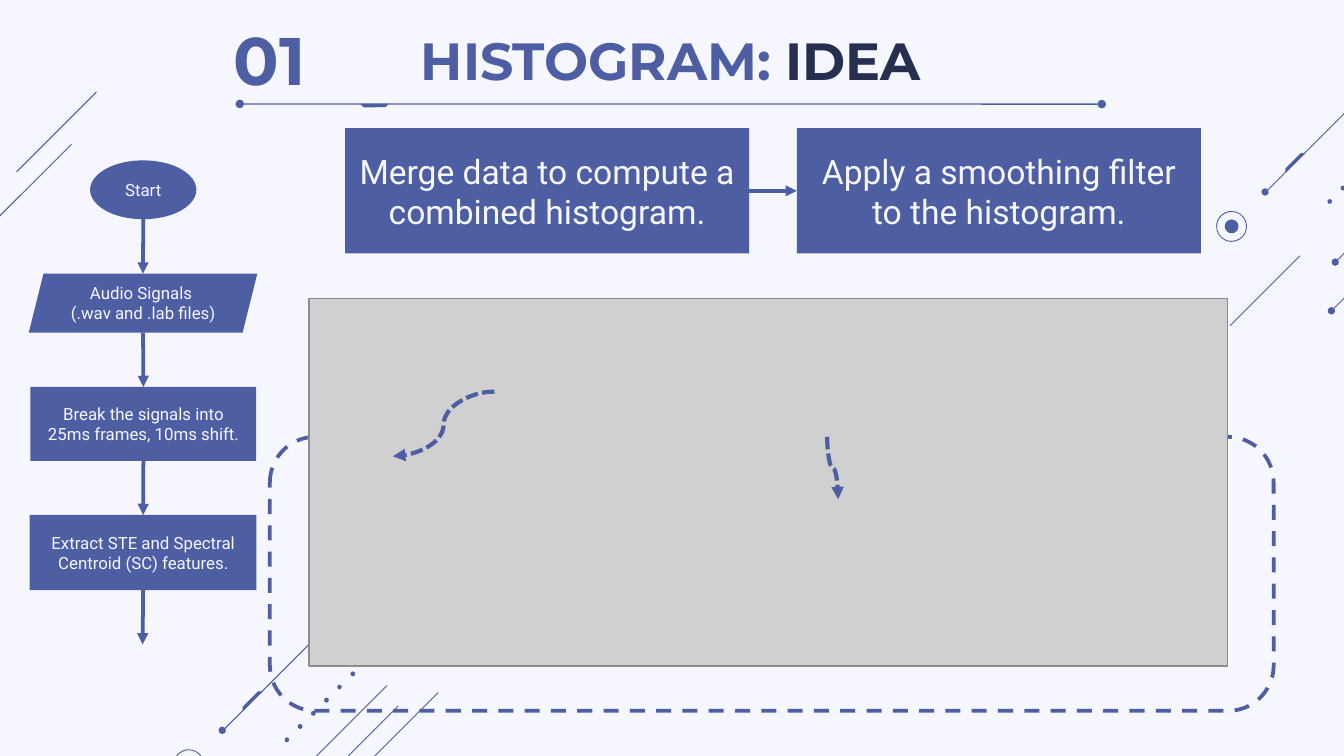
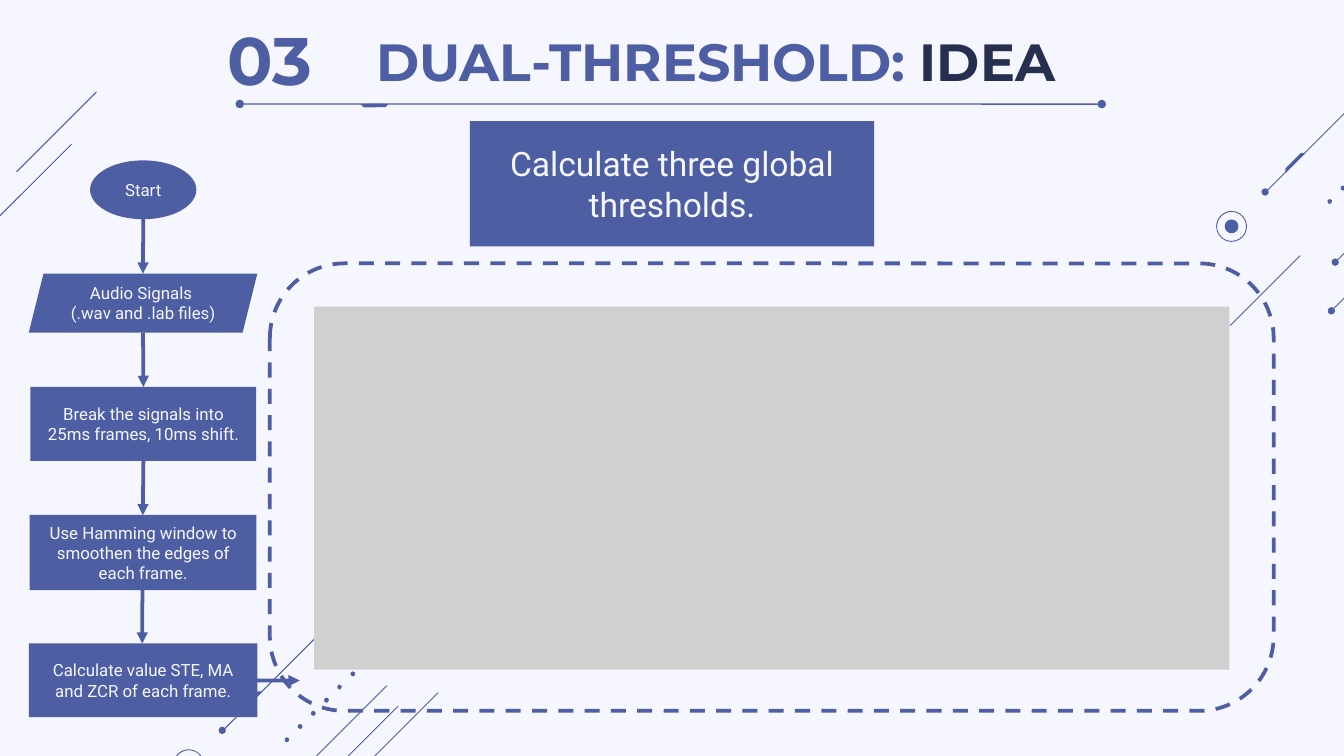
Before and after one commit to thdyqt/XLTHS, a slide deck: slide 38 of Slide.pptx (slide 23 before the commit). Drawn at 1344x756 pixels with LibreOffice and Linux fonts; fonts in the diff are those of the drawing; grey boxes stand for pictures. Boxes give left, top, right and bottom in pixels: in the first picture for what was removed or moved away, otherwise in the second. Text is boxed around its words. In the diff, an @@ line names an element or a change of style, - is before the commit and + after.

```diff
--- a/Slide.pptx
+++ b/Slide.pptx
@@ text at (227, 37, 312, 101): text changed @@
-01
+03
@@ title at (376, 44, 1055, 82): text changed @@
-HISTOGRAM: IDEA
+DUAL-THRESHOLD: IDEA
@@ rectangle "Calculate three global thresholds.": place and size @@
-rectangle "Calculate three global thresholds." at (345, 128, 750, 253)
+rectangle "Calculate three global thresholds." at (470, 121, 875, 246)
@@ rectangle removed at (797, 128, 1202, 253) @@
-Apply a smoothing filter to the histogram.
@@ text in rectangle at (510, 151, 833, 218): text changed @@
-Merge data to compute a combined histogram.
+Calculate three global thresholds.
@@ rounded rectangle: place and size @@
-rounded rectangle at (270, 437, 1274, 711)
+rounded rectangle at (270, 263, 1274, 711)
@@ picture: place and size @@
-picture at (309, 298, 1228, 665)
+picture at (314, 306, 1230, 669)
@@ curved arrow removed from (495, 391) to (392, 457) @@
@@ curved arrow removed from (827, 437) to (839, 500) @@
@@ text in rectangle at (50, 526, 237, 579): text changed @@
-Extract STE and Spectral Centroid (SC) features.
+Use Hamming window to smoothen the edges of each frame.
@@ rectangle added at (28, 644, 257, 718), fill #4E5EA3, 9 pt, text #F6F6FF @@
+Calculate value STE, MA and ZCR of each frame.
@@ freeform shape added at (316, 630, 323, 637), fill #4E5EA3 @@
@@ arrow moved from (749, 191) - (797, 191) to (255, 680) - (300, 680) @@
```
Also in this commit, not shown: 23 other slides changed, 11 slides added, 9 slides removed, 3 other files.
